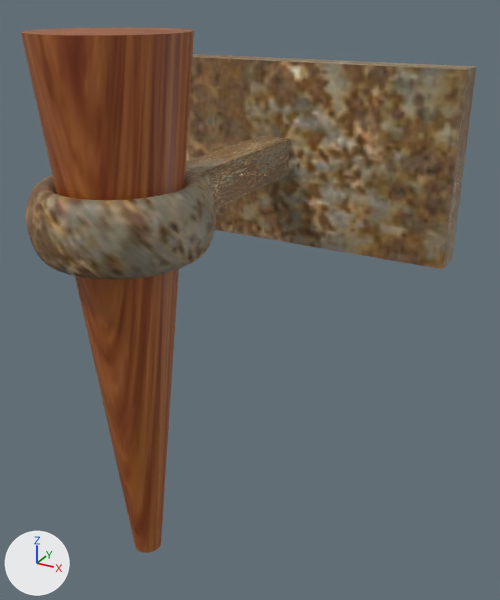
The Blender file Sources/torch.blend, before and after one commit.
The view is the same before and after, from a 50 mm lens placed at (0.35, -1.735, 1.563), pointed at (0.041, -1.172, 1.282). The axes (+X, +Y, +Z) are drawn at lower left. The lights are the same throughout.
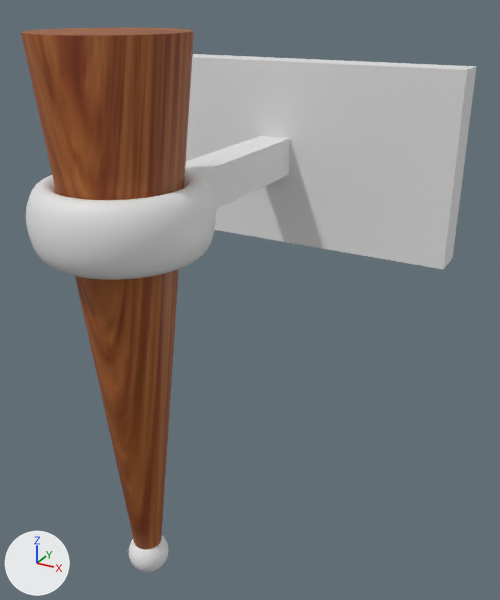
Pixel boxes [x1, y1, x2, y2] of what changed, in the pictures (500 x 600 px):
'Cube', recoloured, surface changed (brown to grey)
    both: [26, 54, 477, 280]
'Icosphere', added
    after: [129, 535, 169, 572]

Edits to the bpy script that builds the scene:
```text
Change me_cube_002:
    where me_cube_002.from_pydata(...)  # 1051 vertices, 1031 faces; spans x -11.1..11.1, y -0.4..1.5, z -5.0..5.0
    used by ob_cube; location = (0.0, -1.306, 1.4); scale = (-0.018, 0.2, -0.02)
    remove me_cube_002.materials.append(mat_rust_jpg)  # picture img_rust_jpg
    me_cube_002 part 1: texture (UV) coordinates changed
Add me_icosphere_001:
    me_icosphere_001.from_pydata(...)  # an icosphere of 1280 faces spanning x -1.0..1.0, y -1.0..1.0, z -1.0..1.0
Add ob_icosphere:
    ob_icosphere = bpy.data.objects.new('Icosphere', me_icosphere_001)
    ob_icosphere.location = (0.0, -1.31, 1.05)
    ob_icosphere.scale = (0.02, 0.02, 0.02)
```
